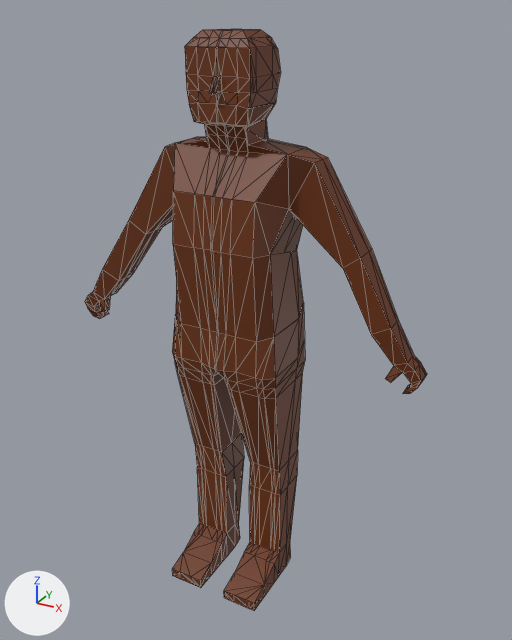
Before and after pictures for a commit that changed the glTF model Assets/Models/zhigga-basic/zhigga_basic_standing.gltf.
Rendered twice from a 50 mm camera at (22.1, -37.6, 40.1) aimed at (1.1, 0.6, 21.0). The axes (+X, +Y, +Z) are drawn at lower left. The lights are the same throughout. Mesh edges are drawn as thin lines.

In view in the first picture: 'Zhigga_standing'.
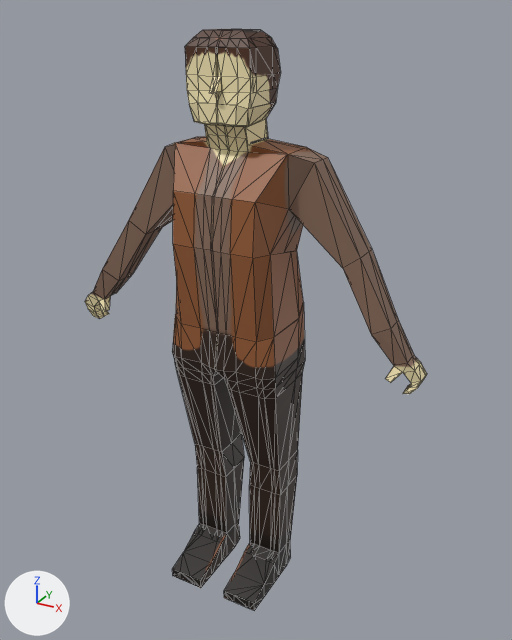
Changed parts and their boxes [x1, y1, x2, y2] in the pictures (512 x 640 px):
'Zhigga_standing', surface changed: [85, 29, 427, 611] in both

The change in detail:
Picture 'zhigga_basic' (img_zhigga_basic) is new.
Material 'Material.001' (mat_material_001) changes its picture from img_material to img_zhigga_basic.
